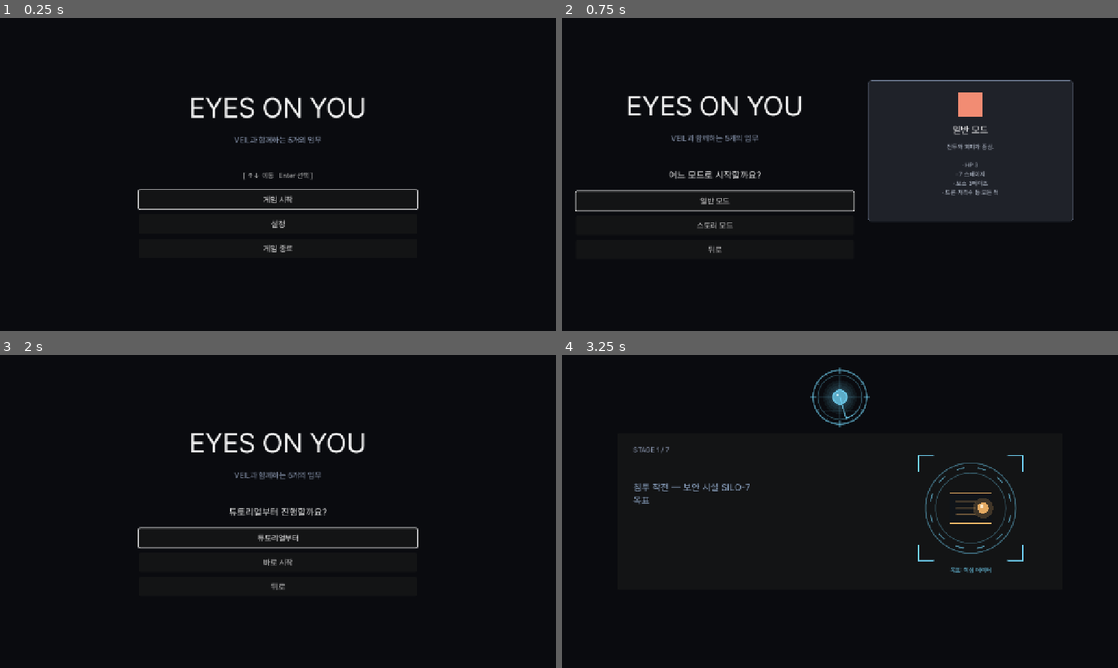
Above: before the commit, frames 1-4 (two rows, left to right).
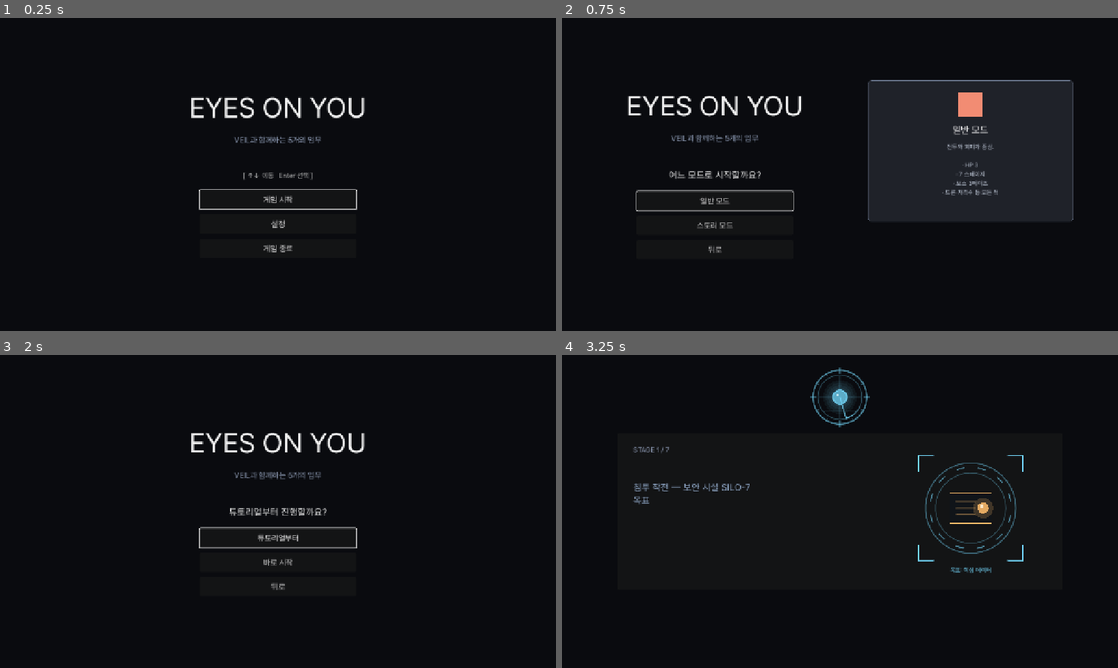
Above: after the commit, the same moments.

Repository: soomin007/EyesOnYou
Game: Godot game, scene res://scenes/main.tscn
The game is run twice, just before and just after one commit, with the same random seed, the same clock (stepped at 60 frames per second) and the same inputs.
Inputs (mouse positions are in pixels of both pictures, inside the frame that each line leads up to):
- Up to frame 1 (0.25 s): no input
- Up to frame 2 (0.75 s): click "게임 시작" at 0.5 s
- Up to frame 3 (2 s): click "일반 모드" at 1.25 s
- Up to frame 4 (3.25 s): click "바로 시작" at 2 s; tap Enter (ui_accept) at 2.75 s; move the mouse to (962, 495) at 2.77 s; press the mouse at (962, 495) at 2.78 s; hold D (move_right) from 2.78 s (still down); tap W (jump) at 3.02 s

The runs differ from the first frame. In frame 1, 0.2% of the frame differs, in the area x 24-76%, y 54-62%; in frame 2, 0.4%, in the area x 2-53%, y 54-62%; in frame 3, 0.4%; in frame 4, nothing differs.

Commit message:
fix(title): 메뉴 박스 축소 + 버튼 가운데 정렬 — 모드선택 왼쪽 쏠림 해소
증상: 모드 선택에서 박스가 너무 크고 왼쪽으로 치우쳐 부담스러움(사용자 보고).
원인: title.tscn V VBox custom_minimum_size 640 — 좌측 55%(704px) 영역에 640 박스가
들어가면 거의 꽉 차고 플러시-좌측. 버튼도 컨테이너 폭으로 640까지 늘어남.
수정: V 폭 640→440, 버튼 size_flags SHRINK_CENTER로 360 고정·가운데. 메인은 화면
중앙 360 버튼, 모드선택은 좌측 메뉴+우측 설명이 화면 중심 기준 균형 2단.

Diff:
--- a/scenes/title.tscn
+++ b/scenes/title.tscn
@@ -20,7 +20,7 @@
 anchor_bottom = 1.0
 
 [node name="V" type="VBoxContainer" parent="Center"]
-custom_minimum_size = Vector2(640, 0)
+custom_minimum_size = Vector2(440, 0)
 alignment = 1
 theme_override_constants/separation = 24
 
--- a/scripts/Title.gd
+++ b/scripts/Title.gd
@@ -174,6 +174,8 @@
 	var b := Button.new()
 	b.text = text
 	b.custom_minimum_size = Vector2(360, 44)
+	# 컨테이너 폭으로 늘어나지 않고 360 고정·가운데 — 박스가 너무 넓어 보이던 문제(사용자 보고).
+	b.size_flags_horizontal = Control.SIZE_SHRINK_CENTER
 	b.add_theme_font_size_override("font_size", 18)
 	return b
 
